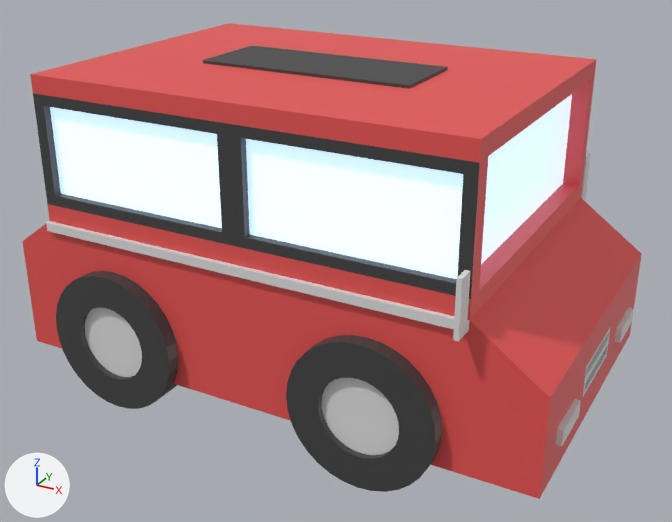
A saved change to the FBX model Assets/3dmodels/Car 2.4.fbx.
Before and after are seen from a 50 mm camera at (54.08, -86.39, 3.5) aimed at (51.19, -81.13, 0.87). The axes (+X, +Y, +Z) are drawn at lower left. The lights are the same throughout. The first picture is the older version. Where no turn or scale is listed for an object, it has been applied to the vertices.

In view in the first picture: 'Car_1.004'.
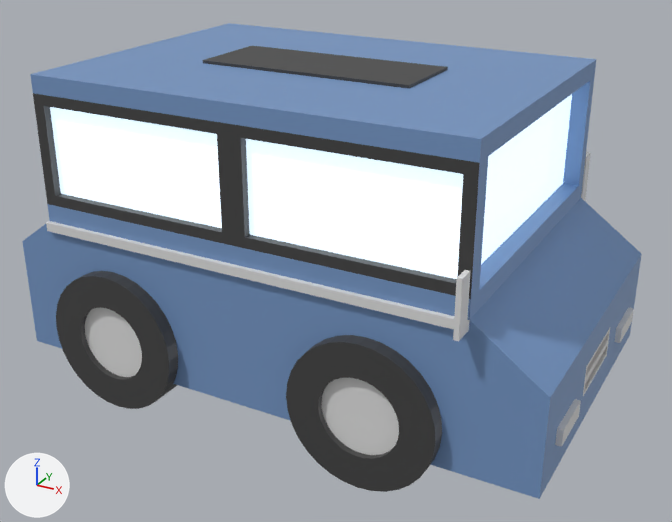
Boxes (x1, y1, x2, y2) around the edits, measured in the pictures (672 x 522 px):
```json
{"object": "Car_1.004", "change": "recoloured", "before": [22, 23, 642, 499], "after": [22, 23, 642, 499], "on screen": "red to blue"}
```

The change, as JSON lines over the scene's bpy script:
```json
{"op": "set", "path": "mat_car_2_4.base_color", "old": "(0.815, 0.0908, 0.0865)", "new": "(0.178, 0.305, 0.552)", "note": "red #e95553 -> blue #7596c4"}
```
